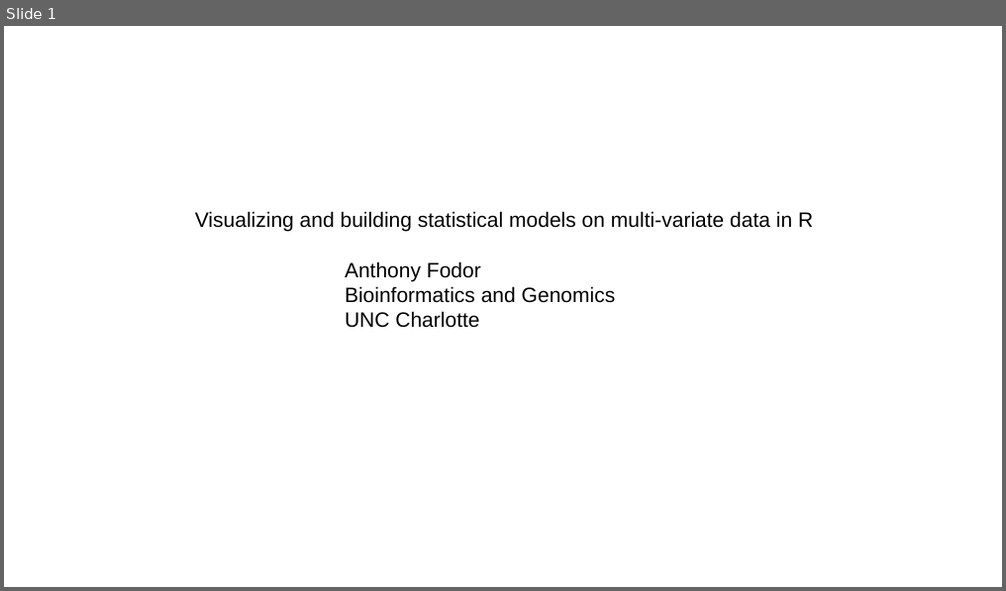
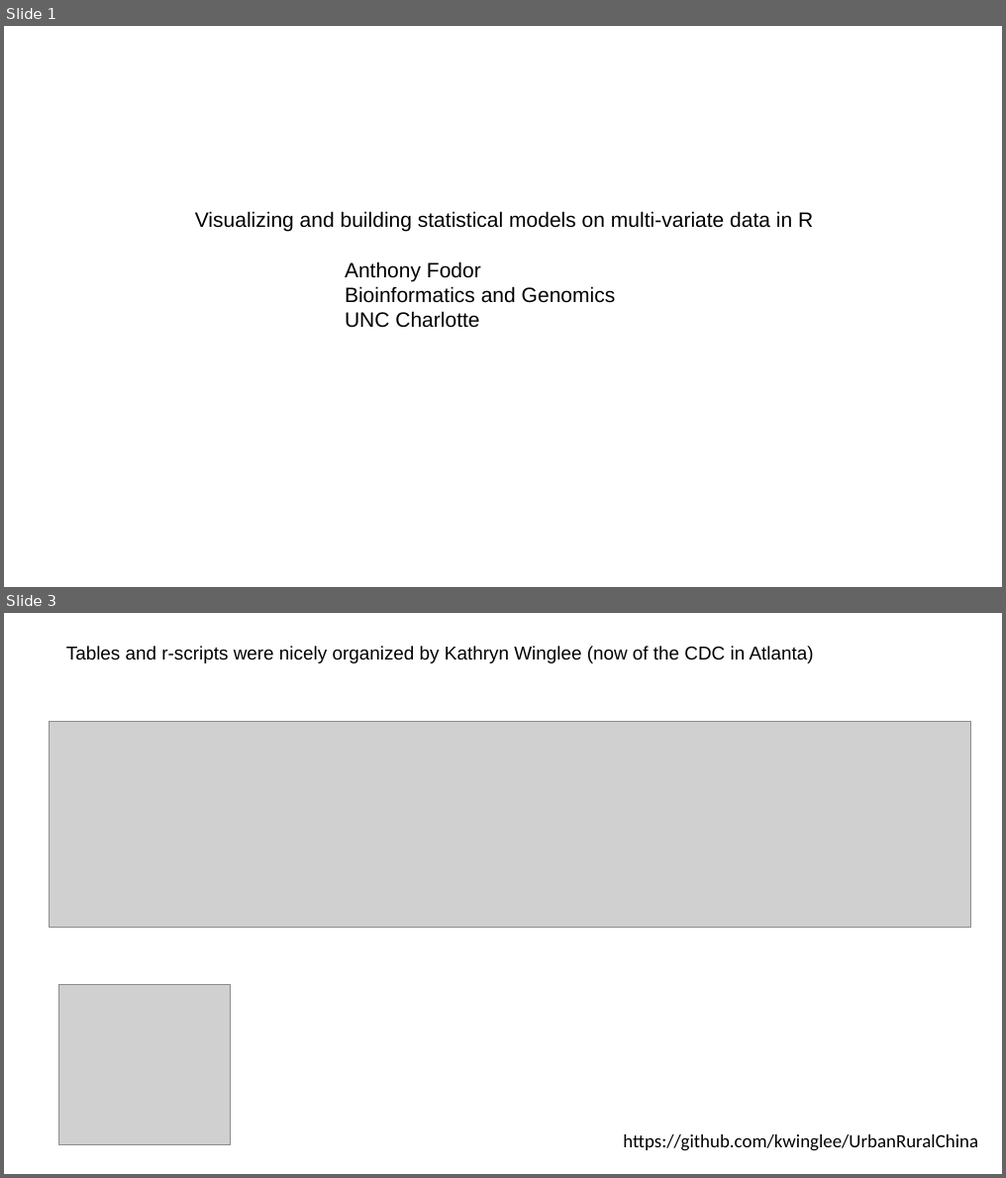
Before and after one commit to afodor/afodor.github.io, a slide deck: classes/ChapelHill2018/ch.pptx. Shown one above the other, each under a label of ours: slide 1 before the commit, slides 1 and 3 after it; the slides between them are not shown. The pictures are 1006x591 and 1006x1178 pixels, drawn with LibreOffice and Linux fonts; fonts in the diff are those of the drawing; grey boxes stand for pictures. Boxes give left, top, right and bottom in pixels: in the first picture for what was removed or moved away, otherwise in the second. Text is boxed around its words. In the diff, an @@ line names an element or a change of style, - is before the commit and + after.

```diff
--- a/classes/ChapelHill2018/ch.pptx
+++ b/classes/ChapelHill2018/ch.pptx
@@ slide 3 added at bbox=[4, 613, 1002, 1174], background #FFFFFF @@
@@ text added at bbox=[66, 646, 814, 663], 18 pt, text #000000 @@
+Tables and r-scripts were nicely organized by Kathryn Winglee (now of the CDC in Atlanta)
@@ picture added at bbox=[49, 721, 971, 928] @@
@@ picture added at bbox=[58, 985, 230, 1146] @@
@@ text added at bbox=[623, 1135, 978, 1152], 18 pt, text #000000 @@
+https://github.com/kwinglee/UrbanRuralChina
```
Also in this commit, not shown: 2 other slides added, 1 other file.
